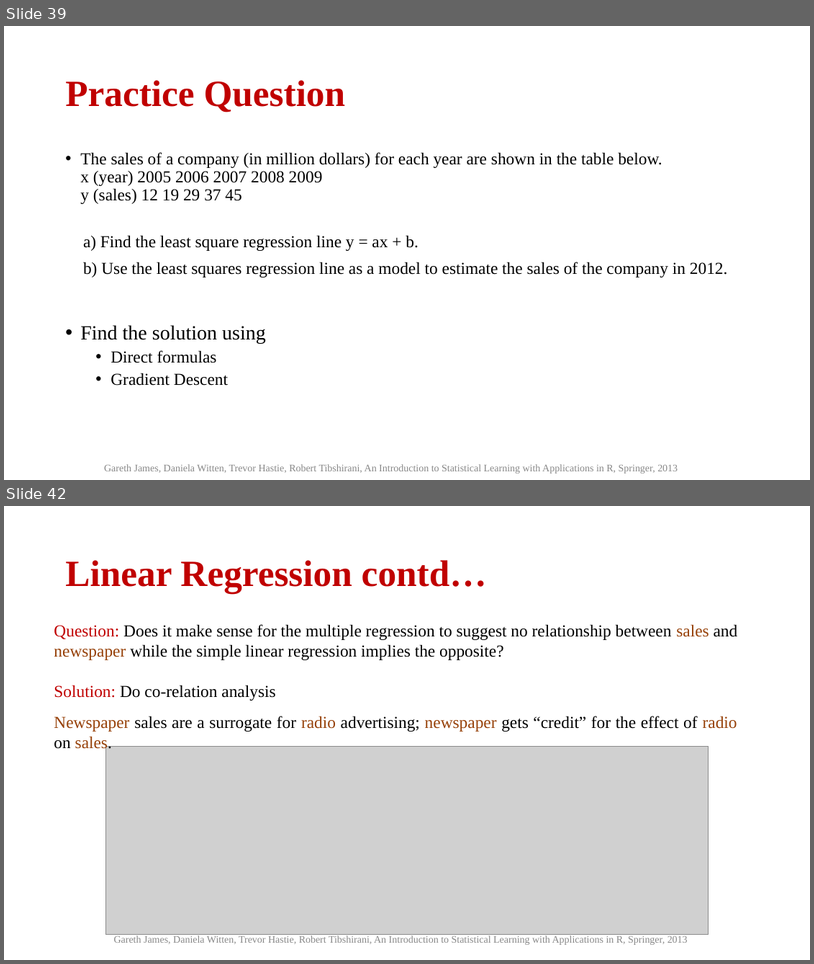
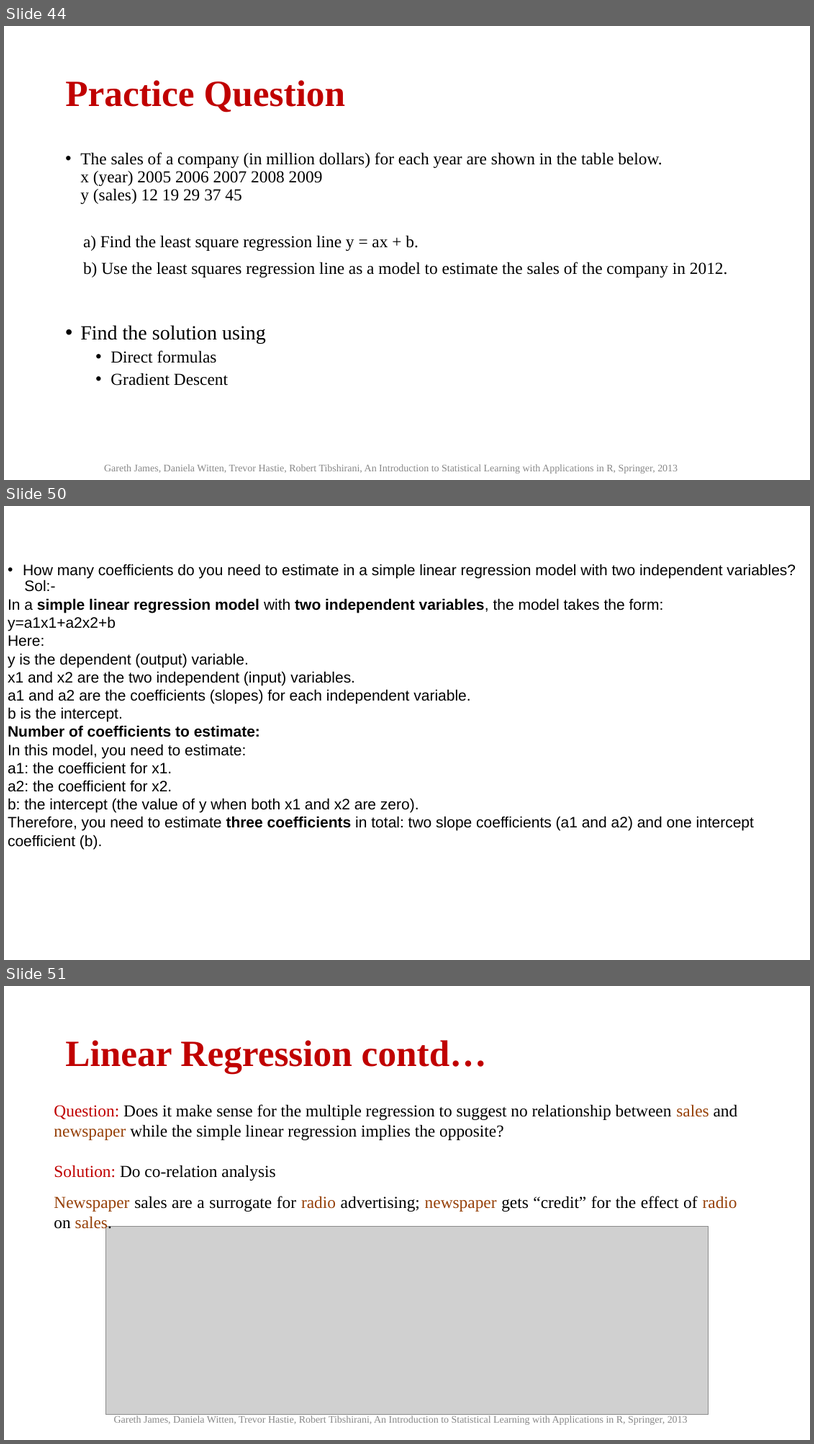
Before and after one commit to skysumitkumar/Du_Mca, a slide deck: 3rd_semester/Data_Science_with_python/PPT/Unit_3/2 Linear Regression.pptx. Shown one above the other, each under a label of ours: slides 39 and 42 before the commit, slides 44, 50 and 51 after it; the slides between them are not shown. The pictures are 814x964 and 814x1444 pixels, drawn with LibreOffice and Linux fonts; fonts in the diff are those of the drawing; grey boxes stand for pictures. Boxes give left, top, right and bottom in pixels: in the first picture for what was removed or moved away, otherwise in the second. Text is boxed around its words. In the diff, an @@ line names an element or a change of style, - is before the commit and + after.

```diff
--- a/3rd_semester/Data_Science_with_python/PPT/Unit_3/2 Linear Regression.pptx
+++ b/3rd_semester/Data_Science_with_python/PPT/Unit_3/2 Linear Regression.pptx
@@ slide 50 added at [4,506,810,960], background #FFFFFF @@
@@ text added at [8,564,796,849], 18 pt, text #000000 @@
+• How many coefficients do you need to estimate in a simple linear regression model with two independent variables?
+Sol:-
+In a simple linear regression model with two independent variables, the model takes the form:
+y=a1x1+a2x2+b
+Here:
+y is the dependent (output) variable.
+x1 and x2 are the two independent (input) variables.
+a1 and a2 are the coefficients (slopes) for each independent variable.
+b is the intercept.
+Number of coefficients to estimate:
+In this model, you need to estimate:
+a1: the coefficient for x1.
+a2: the coefficient for x2.
+b: the intercept (the value of y when both x1 and x2 are zero).
+Therefore, you need to estimate three coefficients in total: two slope coefficients (a1 and a2) and one intercept
+coefficient (b).
@@ what was slide 39 is now slide 44 @@
@@ what was slide 42 is now slide 51 @@
```
Also in this commit, not shown: 4 slides changed, 8 other slides added, 7 other files.
